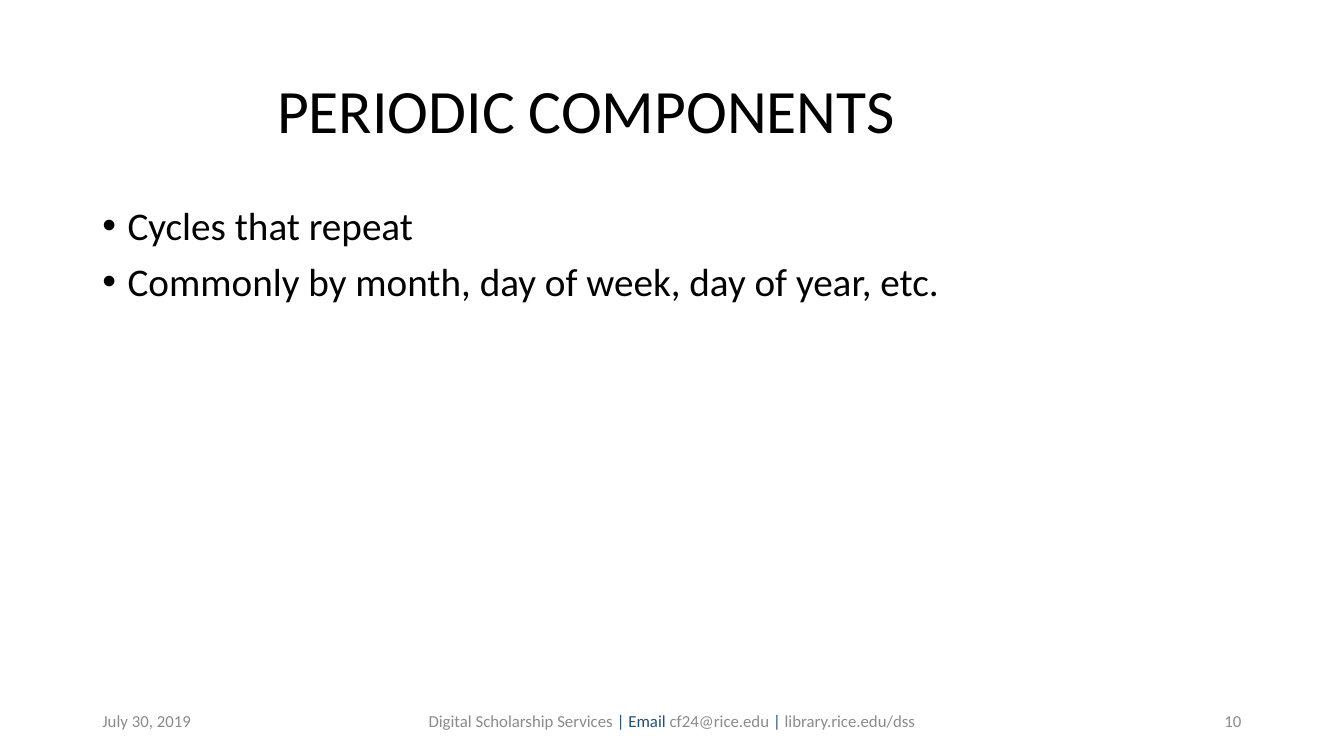
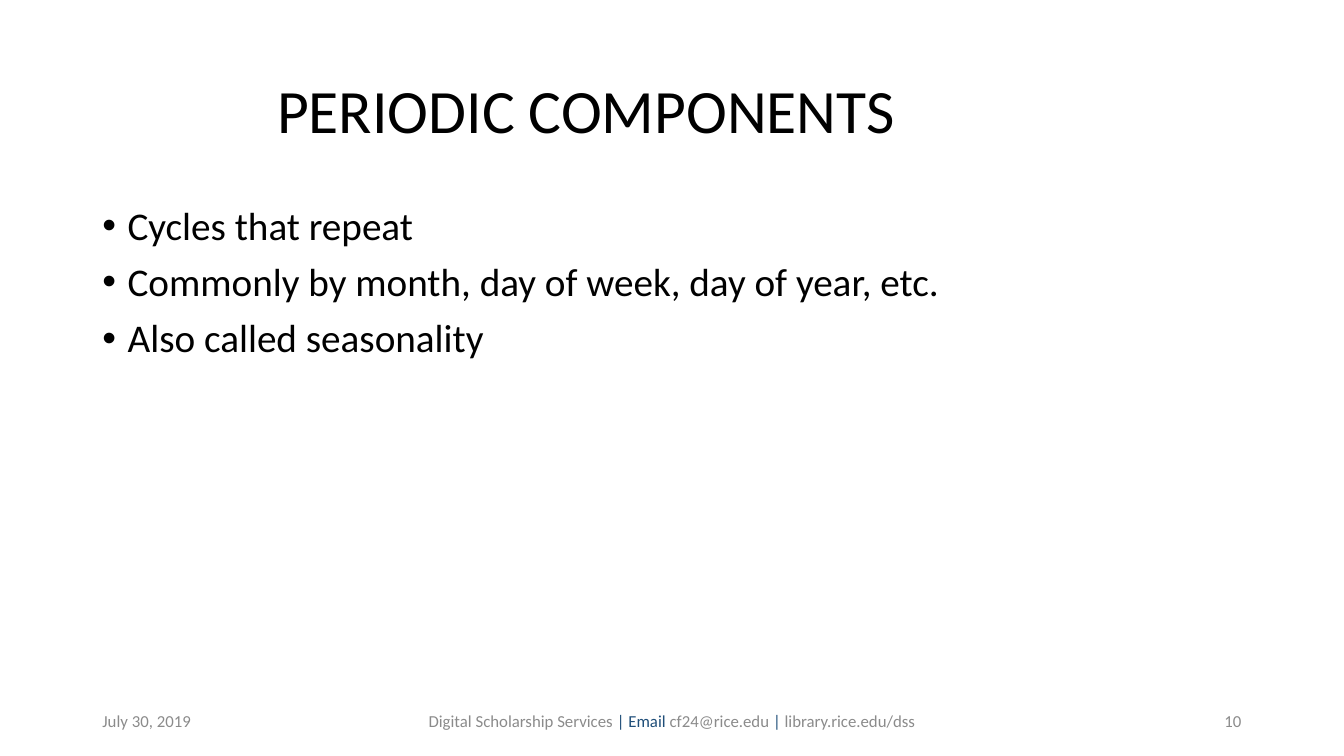
Before and after one commit to bakitybacon/rice-data-and-donuts, a slide deck: slide 10 of tsa/Introduction to Time Series Analysis.pptx. Drawn at 1344x756 pixels with LibreOffice and Linux fonts; fonts in the diff are those of the drawing; background and template pictures are left out. Boxes give left, top, right and bottom in pixels: in the first picture for what was removed or moved away, otherwise in the second. Text is boxed around its words. In the diff, an @@ line names an element or a change of style, - is before the commit and + after.

```diff
--- a/tsa/Introduction to Time Series Analysis.pptx
+++ b/tsa/Introduction to Time Series Analysis.pptx
@@ text at (x1=128, y1=324, x2=484, y2=359): paragraph added @@
+• Also called seasonality
```
Also in this commit, not shown: 7 other slides changed, 9 slides added.
